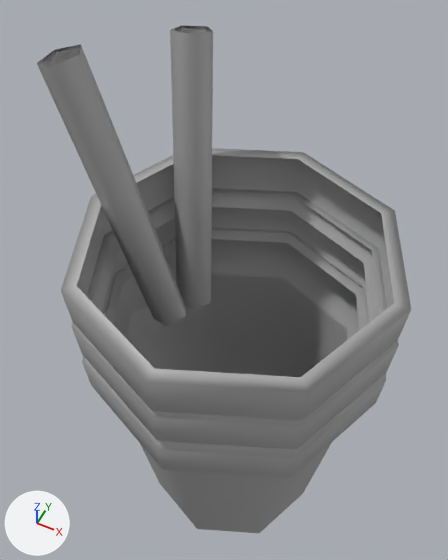
The FBX model slasherbubbletea/Modelos/Pila_vasos_2.fbx, before and after one commit.
Rendered twice from a 50 mm camera at (0.0054, -0.0118, 0.028) aimed at (-0.0012, 0.0014, 0.0115). The lights are fixed; the arrows at lower left show +X, +Y and +Z. Where no turn or scale is listed for an object, it has been applied to the vertices.

Objects in the first picture: 'pila_vasos_2'.
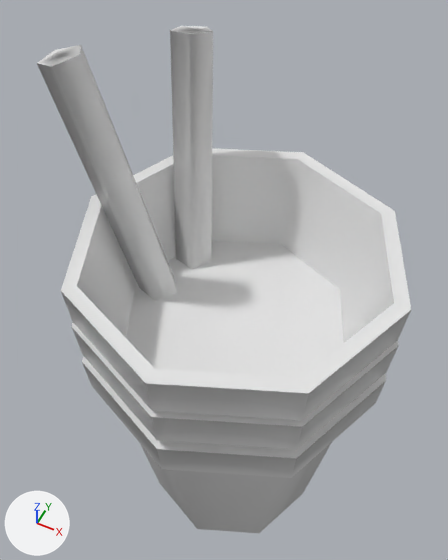
The newer file is also rescaled (x807.1) as a whole; pictures and numbers use the older file's frame.

Pixel boxes (x1, y1, x2, y2) of what changed, in the pictures (448 x 560 px; the box of a moved part takes in the faces that stretch with it):
part 1 of me_mesh, moved or reshaped
    before: (37, 26, 212, 66)
    after: (38, 26, 394, 377)
part 2 of me_mesh, recoloured
    both: (37, 30, 411, 533)

Edits to the bpy script that builds the scene:
```text
Add mat_standardsurface4:
    mat_standardsurface4 = principled_material('standardSurface4')
    mat_standardsurface4.base_color = (0.8, 0.8, 0.8)  # white #e7e7e7
    mat_standardsurface4.roughness = 0.2
Change me_mesh:
    used by ob_pila_vasos_2; location = (0.0, 0.0, 0.0)
    remove me_mesh.from_pydata(...)  # 160 vertices, 136 faces; spans x -0.0058..0.0052, y -0.0052..0.0052, z 0.0..0.02
    add me_mesh.from_pydata(...)  # 151 vertices, 132 faces; spans x -0.0058..0.0052, y -0.0052..0.0052, z 0.0..0.02
    me_mesh part 1
    20 vertices are removed from x -0.0056..-0.0019, y -0.0004..0.0042, z 0.0099..0.0198
    30 faces are deleted
    11 vertices are added at x -0.0053..0.0038, y -0.0039..0.0038, z 0.0117..0.0198
    26 new faces join them
    me_mesh part 2: 106 faces spanning x -0.0058..0.0052, y -0.0052..0.0052, z 0.0..0.02 switch from mat_standardsurface1 (grey #aaaaaa) to mat_standardsurface4 (white #e7e7e7)
```
